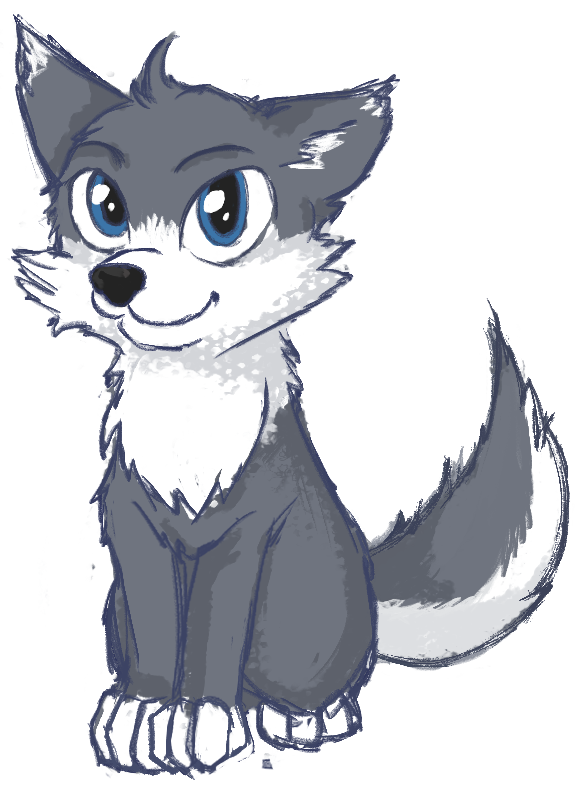
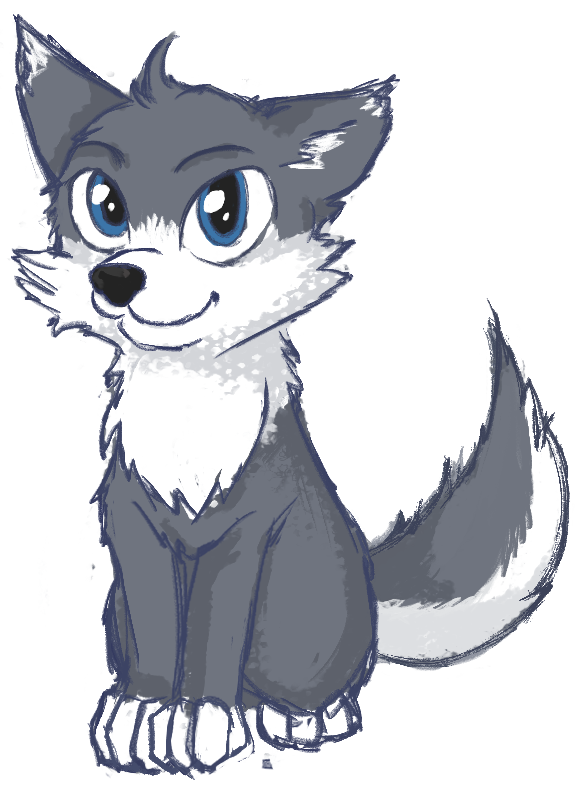
Before/after of a 583px x 800px layered artwork. What changed in the layer stack:
renamed "Layer 6" to "3", moved it above "2 copy" over [16, 15, 567, 773]
